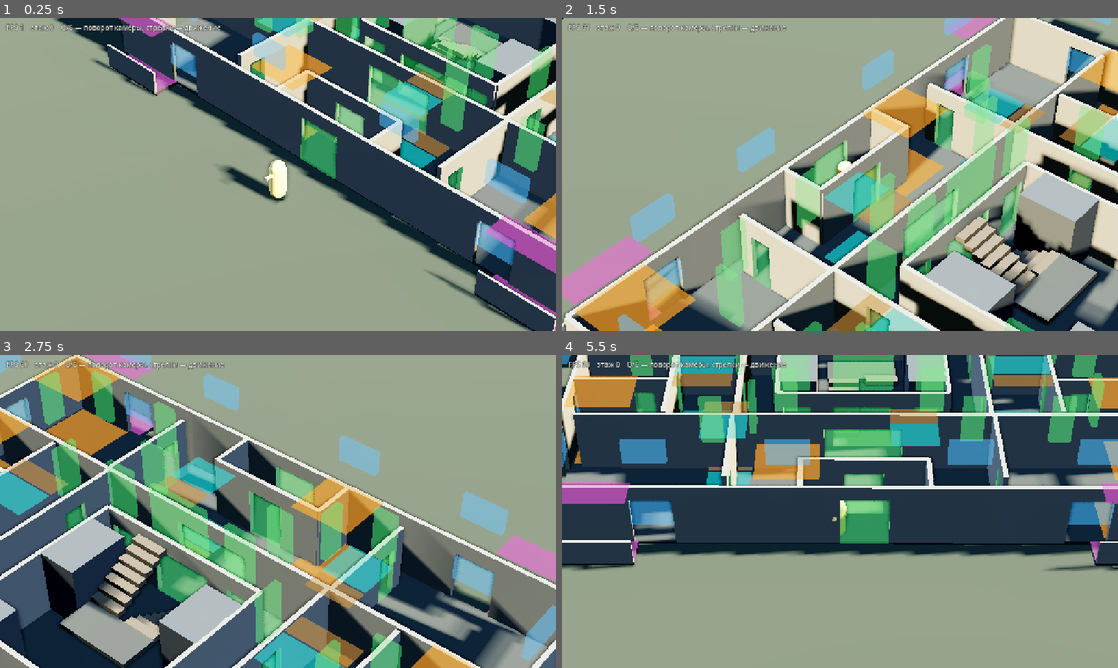
Above: before the commit, frames 1-4 (two rows, left to right).
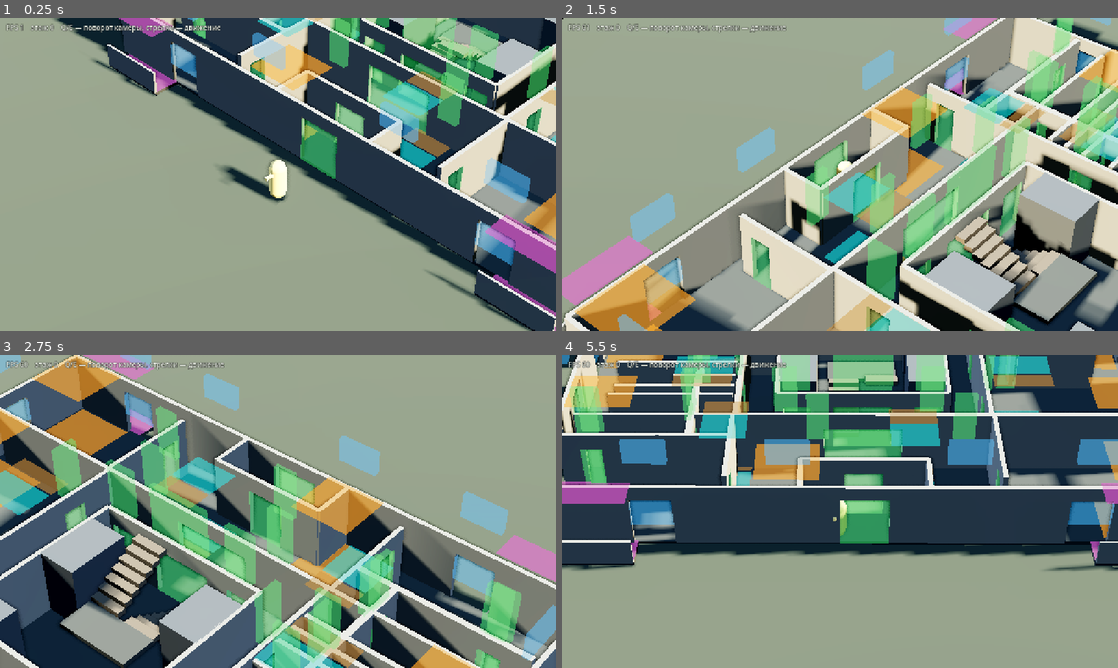
Above: after the commit, the same moments.

Repository: SashkoSoft/Godot_skilled
Game: Godot game, scene res://main.tscn
Two runs of this game, one before a commit and one after it. Both use one fixed random seed, a clock stepped at 60 frames per second and the inputs below.
Inputs:
- Up to frame 1 (0.25 s): no input
- Up to frame 2 (1.5 s): hold Right (ui_right) 0.53-1.28 s; hold Q 0.53-1.28 s; hold Down (ui_down) from 1.28 s (still down); tap E at 1.35 s
- Up to frame 3 (2.75 s): release Down (ui_down) at 2.03 s; hold Right (ui_right) from 2.03 s (still down); hold Q from 2.03 s (still down)
- Up to frame 4 (5.5 s): release Right (ui_right) at 2.78 s; release Q at 2.78 s; hold Up (ui_up) 2.78-3.53 s; tap E at 2.85, 4.35 s; hold Q 3.53-4.28 s; hold Left (ui_left) 3.53-5.03 s; hold Down (ui_down) from 5.03 s (still down); hold Q from 5.03 s (still down)

The runs differ from the first frame. In frame 1, 2.5% of the frame differs, in the area x 30-100%, y 0-50%; in frame 2, 9.3%; in frame 3, 14%, in the area x 0-97%, y 4-100%; in frame 4, 11%.

Commit message:
Планировка квартир перестроена по чертежу
Раньше из чертежа было взято только ядро; квартиры лежали полосами вдоль
фасадов. В настоящей башне они вытянуты вглубь корпуса — это и перестроено.

Трёхкомнатная собрана по размерам с плана БТИ: комнаты 20,8 (6,20 x 3,35),
15,0 (4,82 x 3,12), 12,6 (4,76 x 2,68), кухня 9,2 (3,40 x 2,72), санузел
раздельный, коридор вдоль стены с соседями. Двухкомнатная и однокомнатная
построены тем же приёмом. Квартиры зеркалятся и поворачиваются одним
параметром вместо четырёх копий кода.

Поймано автотестом: внутренняя стена квартиры уезжала не в ту сторону
и перегораживала общий коридор — на кадре это выглядело нормальной
перегородкой, а пройти по этажу было нельзя.

Метки помещений пока указывают на старые координаты и разъехались —
выровняются, когда комнаты станут источником правды для перегородок.

Co-Authored-By: Claude Opus 5 (1M context) <noreply@anthropic.com>
Claude-Session: https://claude.ai/code/session_01FPrhjLxAG2mJUWcS5VWYtY

Diff:
--- a/game/building.gd
+++ b/game/building.gd
@@ -227,37 +227,76 @@
 
 
 ## Внутренние перегородки квартир.
+##
+## Раскладка по чертежу серии: квартиры вытянуты вглубь корпуса, а не лежат
+## полосами вдоль фасадов. Размеры комнат взяты с плана БТИ трёхкомнатной
+## квартиры: 20,8 (6,20 x 3,35), 15,0 (4,82 x 3,12), 12,6 (4,76 x 2,68),
+## кухня 9,2 (3,40 x 2,72).
 func _flats(f: int, y: float, is_ground: bool) -> void:
-	# --- северная пара: 3К слева, 2К справа ---
-	_wall_run(f, Vector3(1.5, y, -7.85), Vector3(0, 0, 1), 5.3, [] as Array[Vector3], true)
-	_wall_run(f, Vector3(-9.6, y, -7.6), Vector3(0, 0, 1), 5.6, [_door(1.4)], true)
-	_wall_run(f, Vector3(-6.4, y, -7.6), Vector3(1, 0, 0), 6.2,
-			[_door(-1.6), _door(2.0)], true)
-	_wall_run(f, Vector3(-3.3, y, -6.9), Vector3(0, 0, 1), 2.4, [] as Array[Vector3], true)
-	_wall_run(f, Vector3(4.6, y, -7.9), Vector3(0, 0, 1), 5.0, [_door(1.2)], true)
-	_wall_run(f, Vector3(8.2, y, -7.7), Vector3(1, 0, 0), 7.2, [_door(-2.0)], true)
-
-	# --- южная пара: на первом этаже её нет, там вестибюль ---
+	# --- западная трёхкомнатная: X -13..-5,5, Z -10,5..-0,6 ---
+	_three_room(f, y, -1.0, 1.0)
+	# --- восточная трёхкомнатная: тот же план, повёрнутый на 180 ---
+	_three_room(f, y, 1.0, -1.0)
+
+	# --- северные однокомнатные: между трёшкой и коридором ---
+	_wall_run(f, Vector3(0.5, y, -7.95), Vector3(0, 0, 1), 5.1, [] as Array[Vector3], true)
+	_one_room(f, y, -2.5, -1.0)
+	_one_room(f, y, 3.5, -1.0)
+
+	# --- южные двухкомнатные (на первом этаже вместо них вестибюль) ---
 	if not is_ground:
-		_wall_run(f, Vector3(-1.5, y, 7.85), Vector3(0, 0, 1), 5.3, [] as Array[Vector3], true)
-		_wall_run(f, Vector3(9.6, y, 7.6), Vector3(0, 0, 1), 5.6, [_door(-1.4)], true)
-		_wall_run(f, Vector3(6.4, y, 7.6), Vector3(1, 0, 0), 6.2,
-				[_door(1.6), _door(-2.0)], true)
-		_wall_run(f, Vector3(3.3, y, 6.9), Vector3(0, 0, 1), 2.4, [] as Array[Vector3], true)
-		_wall_run(f, Vector3(-4.6, y, 7.9), Vector3(0, 0, 1), 5.0, [_door(-1.2)], true)
-		_wall_run(f, Vector3(-8.2, y, 7.7), Vector3(1, 0, 0), 7.2, [_door(2.0)], true)
-
-	# --- западная пара: 1К севернее, 2К южнее ---
-	_wall_run(f, Vector3(-9.2, y, -0.5), Vector3(1, 0, 0), 7.6, [] as Array[Vector3], true)
-	_wall_run(f, Vector3(-8.6, y, -3.0), Vector3(0, 0, 1), 4.4, [_door(1.2)], true)
-	_wall_run(f, Vector3(-8.6, y, 2.6), Vector3(0, 0, 1), 5.2, [_door(-1.4)], true)
-	_wall_run(f, Vector3(-10.8, y, 2.6), Vector3(1, 0, 0), 4.4, [_door(1.0)], true)
-
-	# --- восточная пара: зеркально ---
-	_wall_run(f, Vector3(9.2, y, -0.5), Vector3(1, 0, 0), 7.6, [] as Array[Vector3], true)
-	_wall_run(f, Vector3(8.6, y, -3.0), Vector3(0, 0, 1), 4.4, [_door(1.2)], true)
-	_wall_run(f, Vector3(8.6, y, 2.6), Vector3(0, 0, 1), 5.2, [_door(-1.4)], true)
-	_wall_run(f, Vector3(10.8, y, 2.6), Vector3(1, 0, 0), 4.4, [_door(-1.0)], true)
+		_wall_run(f, Vector3(-0.5, y, 7.95), Vector3(0, 0, 1), 5.1, [] as Array[Vector3], true)
+		_one_room(f, y, 2.5, 1.0)
+		_one_room(f, y, -3.5, 1.0)
+
+	# --- западная и восточная двухкомнатные, южнее трёшек ---
+	_two_room(f, y, -1.0, 1.0)
+	_two_room(f, y, 1.0, -1.0)
+
+
+## Трёхкомнатная по плану БТИ. sx = -1 западная, +1 восточная;
+## sz задаёт разворот на 180 градусов.
+func _three_room(f: int, y: float, sx: float, sz: float) -> void:
+	var x_out := 12.8 * sx          # наружная стена
+	var x_in := 5.7 * sx            # стена коридора
+	var z_out := 10.3 * sz          # торцевой фасад
+	# комната 20,8: 6,20 вдоль фасада, 3,35 вглубь
+	_wall_run(f, Vector3((x_out + x_in) * 0.5, y, z_out - 3.35 * sz), Vector3(1, 0, 0), 7.1,
+			[_door(2.2 * sx)], true)
+	# коридор квартиры вдоль стены с соседями
+	_wall_run(f, Vector3(x_in + 1.6 * sx, y, z_out - 6.2 * sz), Vector3(0, 0, 1), 5.8,
+			[_door(1.2 * sz), _door(-1.6 * sz)], true)
+	# комната 15,0 и комната 12,6 — одна за другой вглубь
+	_wall_run(f, Vector3((x_out + x_in) * 0.5 - 0.8 * sx, y, z_out - 6.47 * sz), Vector3(1, 0, 0), 5.5,
+			[] as Array[Vector3], true)
+	# кухня 9,2 у дальнего конца
+	_wall_run(f, Vector3((x_out + x_in) * 0.5 - 0.8 * sx, y, z_out - 9.19 * sz), Vector3(1, 0, 0), 5.5,
+			[_door(-1.4 * sx)], true)
+	# санузел раздельный, у стены коридора
+	_wall_run(f, Vector3(x_in + 1.4 * sx, y, z_out - 8.0 * sz), Vector3(1, 0, 0), 2.8,
+			[] as Array[Vector3], true)
+
+
+## Двухкомнатная: тот же приём, короче на одну комнату.
+func _two_room(f: int, y: float, sx: float, sz: float) -> void:
+	var x_out := 12.8 * sx
+	var x_in := 5.7 * sx
+	var z_far := 10.3 * sz
+	_wall_run(f, Vector3((x_out + x_in) * 0.5, y, z_far - 3.4 * sz), Vector3(1, 0, 0), 7.1,
+			[_door(2.0 * sx)], true)
+	_wall_run(f, Vector3(x_in + 1.7 * sx, y, z_far - 6.0 * sz), Vector3(0, 0, 1), 5.4,
+			[_door(1.4 * sz)], true)
+	_wall_run(f, Vector3((x_out + x_in) * 0.5 - 0.9 * sx, y, z_far - 7.2 * sz), Vector3(1, 0, 0), 5.3,
+			[_door(-1.2 * sx)], true)
+
+
+## Однокомнатная: кухня, комната, санузел, прихожая.
+func _one_room(f: int, y: float, cx: float, sz: float) -> void:
+	var z_out := 10.3 * sz
+	_wall_run(f, Vector3(cx, y, z_out - 2.9 * sz), Vector3(1, 0, 0), 5.6,
+			[_door(1.6)], true)
+	_wall_run(f, Vector3(cx + 1.7, y, z_out - 1.5 * sz), Vector3(0, 0, 1), 2.9,
+			[] as Array[Vector3], true)
 
 
 ## Входная группа первого этажа: тамбур, вестибюль с почтовыми ящиками,
